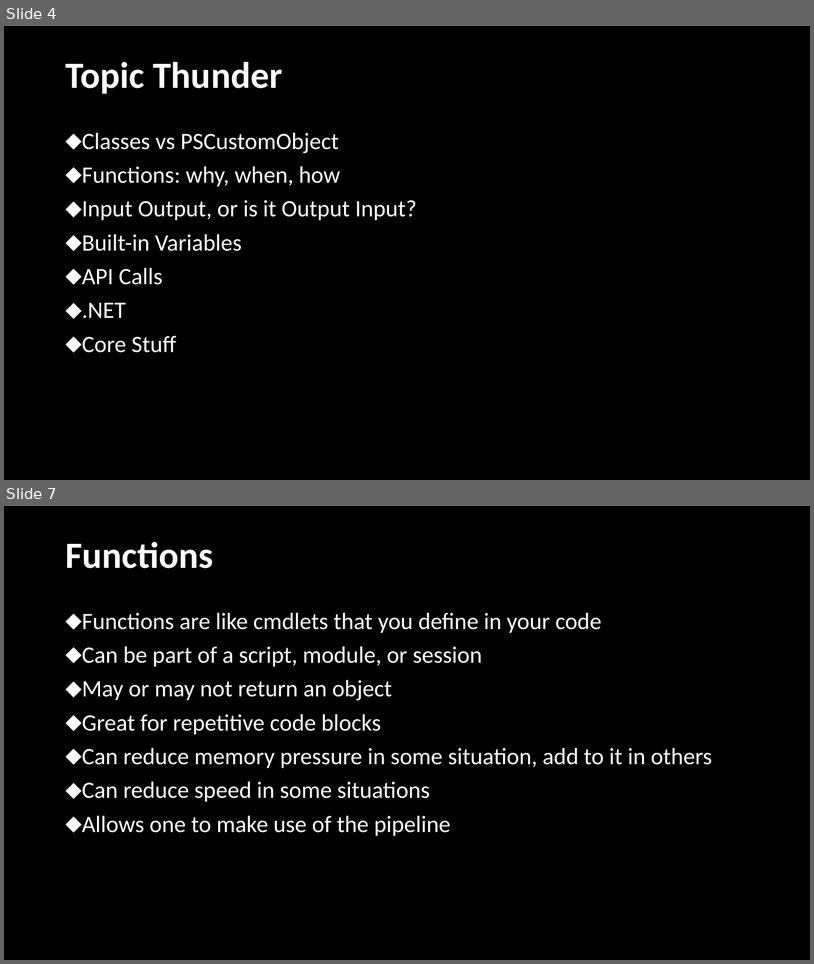
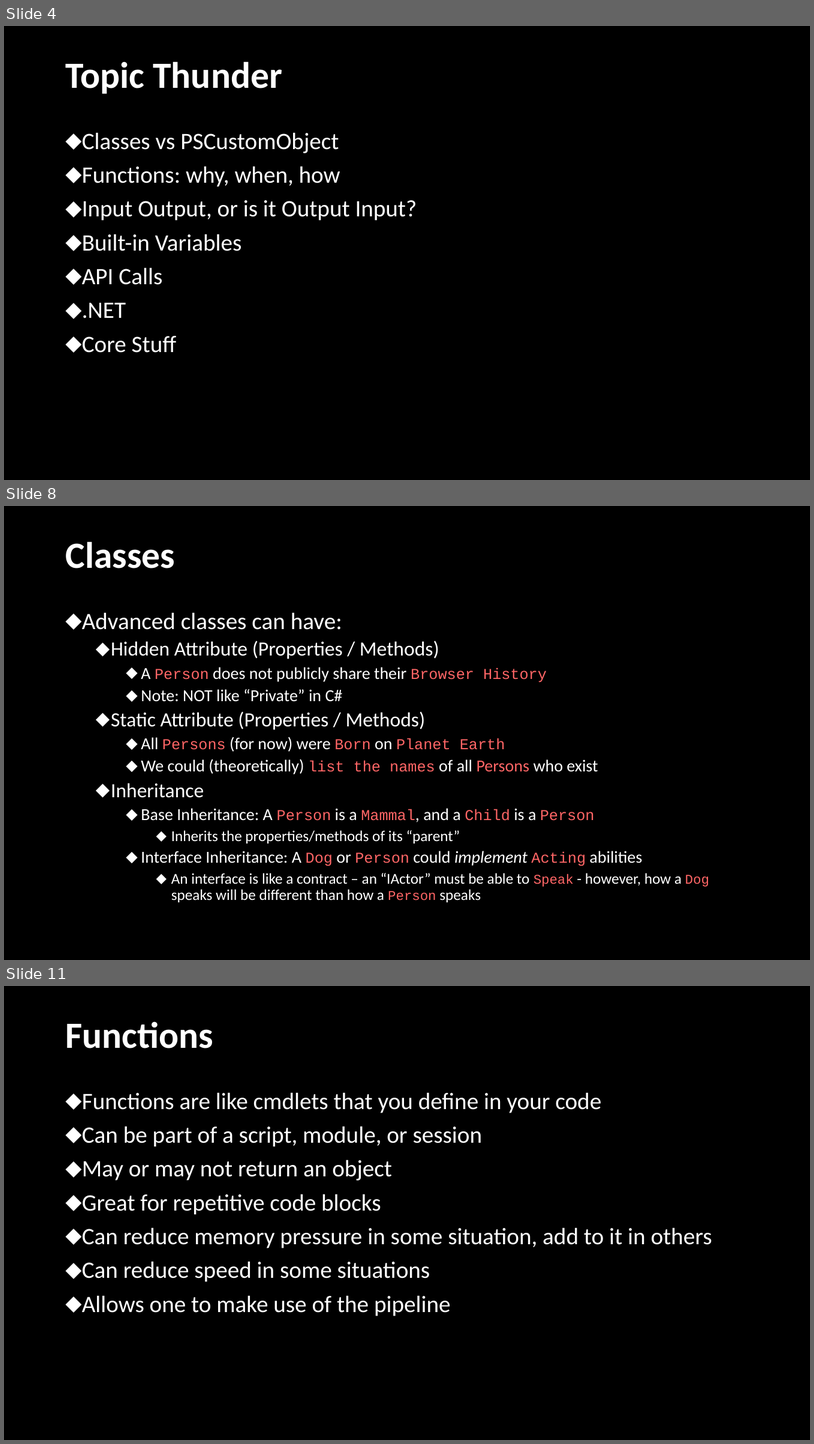
Before and after one commit to jpscripter/MMSMoA23, a slide deck: PowerShell Power-Up/PowerShell Power-Up.pptx. Shown one above the other, each under a label of ours: slides 4 and 7 before the commit, slides 4, 8 and 11 after it; the slides between them are not shown. The pictures are 814x964 and 814x1444 pixels, drawn with LibreOffice and Linux fonts; fonts in the diff are those of the drawing; background and template pictures are left out. Boxes give left, top, right and bottom in pixels: in the first picture for what was removed or moved away, otherwise in the second. Text is boxed around its words. In the diff, an @@ line names an element or a change of style, - is before the commit and + after.

Commit message:
Expanded the Classes section

```diff
--- a/PowerShell Power-Up/PowerShell Power-Up.pptx
+++ b/PowerShell Power-Up/PowerShell Power-Up.pptx
@@ slide 8 added at (4,506,810,960), background #000000 @@
@@ title added at (65,541,175,568), 44 pt, text #FFFFFF, bold @@
+Classes
@@ text added at (82,612,710,902), 18 pt, text #FFFFFF @@
+⬥ Advanced classes can have:
+  ⬥ Hidden Attribute (Properties / Methods)
+    ⬥ A Person does not publicly share their Browser History
+    ⬥ Note: NOT like “Private” in C#
+  ⬥ Static Attribute (Properties / Methods)
+    ⬥ All Persons (for now) were Born on Planet Earth
+    ⬥ We could (theoretically) list the names of all Persons who exist
+  ⬥ Inheritance
+    ⬥ Base Inheritance: A Person is a Mammal, and a Child is a Person
+      ⬥ Inherits the properties/methods of its “parent”
+    ⬥ Interface Inheritance: A Dog or Person could implement Acting abilities
+      ⬥ An interface is like a contract – an “IActor” must be able to Speak - however, how a Dog speaks will be different than how a Person speaks
@@ what was slide 7 is now slide 11 @@
```
Also in this commit, not shown: 4 slides changed, 3 other slides added.
